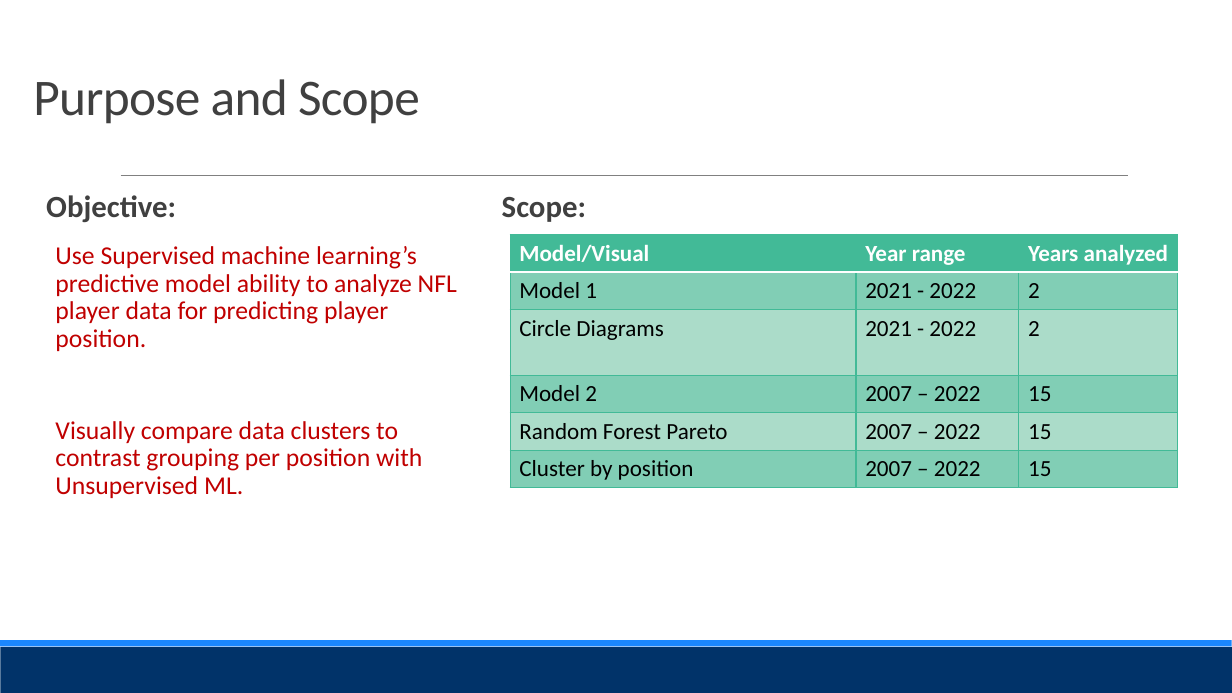
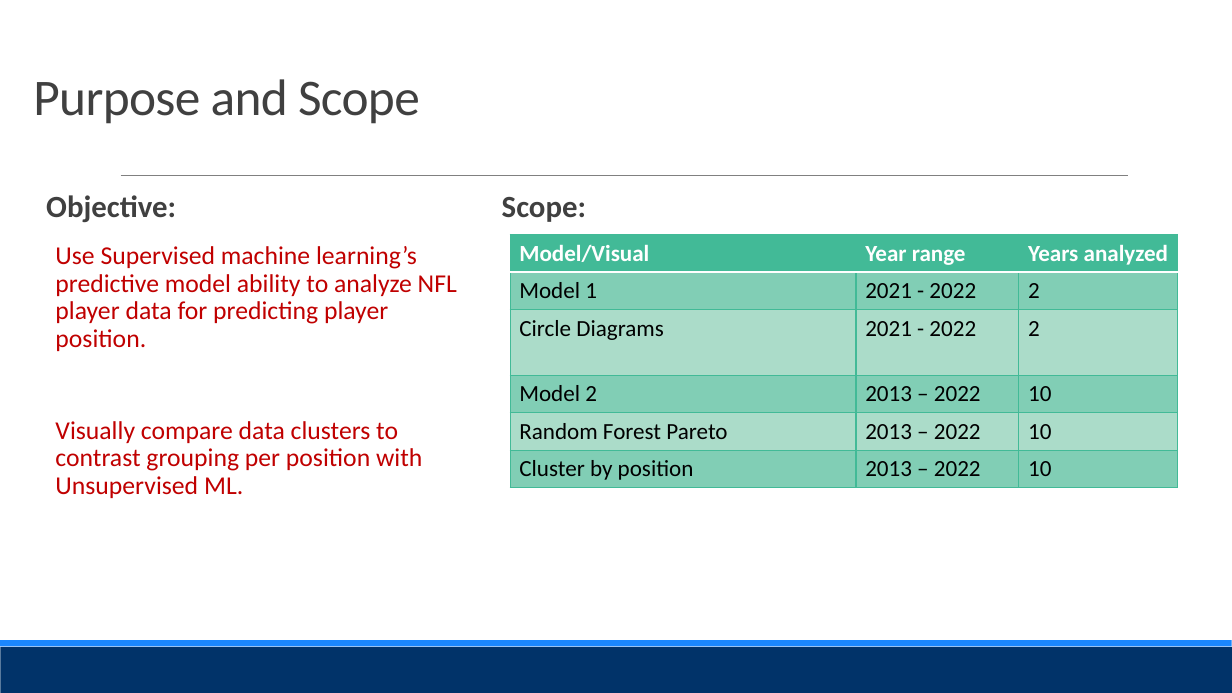
Before and after one commit to Evdawg/Project_4_FF_ML, a slide deck: slide 3 of Presentation.pptx. Drawn at 1232x693 pixels with LibreOffice and Linux fonts; fonts in the diff are those of the drawing. Boxes give left, top, right and bottom in pixels: in the first picture for what was removed or moved away, otherwise in the second. Text is boxed around its words. In the diff, an @@ line names an element or a change of style, - is before the commit and + after.

```diff
--- a/Presentation.pptx
+++ b/Presentation.pptx
@@ table at <box>510,235,1177,487</box> @@
-row 4, column 2: 2007 – 2022
+row 4, column 2: 2013 – 2022
-row 4, column 3: 15
+row 4, column 3: 10
-row 5, column 2: 2007 – 2022
+row 5, column 2: 2013 – 2022
-row 5, column 3: 15
+row 5, column 3: 10
-row 6, column 2: 2007 – 2022
+row 6, column 2: 2013 – 2022
-row 6, column 3: 15
+row 6, column 3: 10
```
Also in this commit, not shown: 3 other slides changed, 4 slides added, 5 slides removed.
